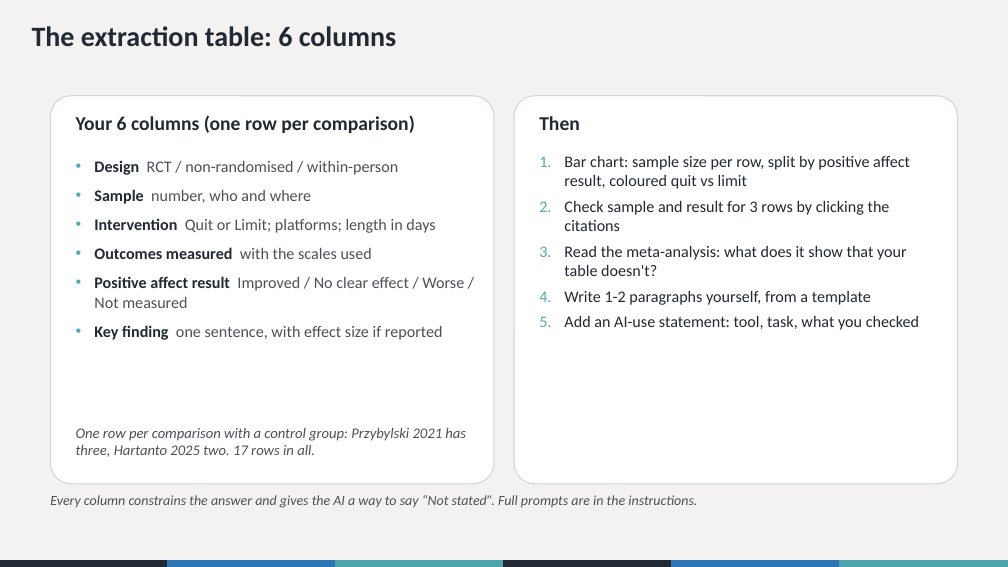
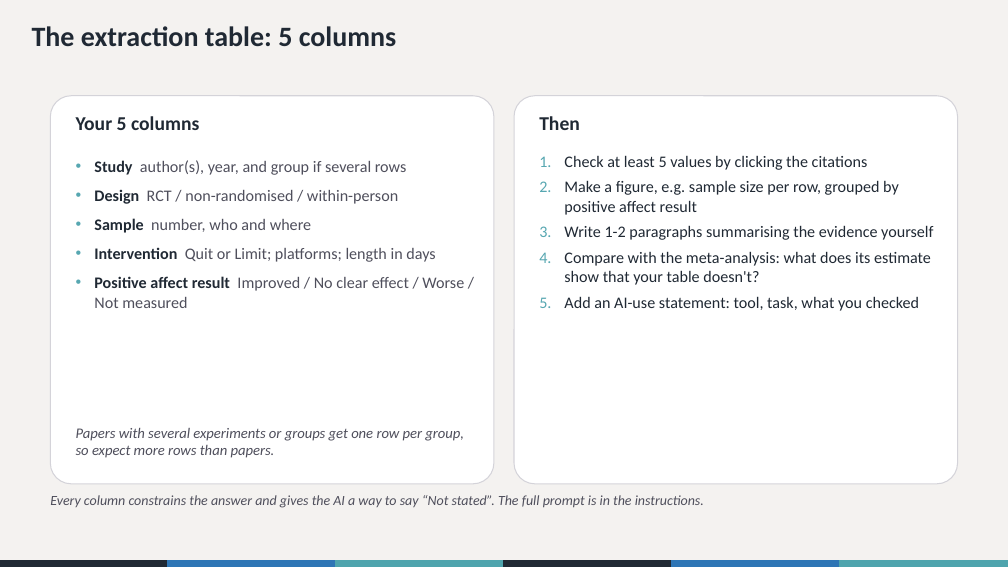
Before and after one commit to the-graph-courses/aiw_2026_t3_materials, a slide deck: slide 14 of week_03_workshop/aiw_workshop_03_slides.pptx. Drawn at 1008x567 pixels with LibreOffice and Linux fonts; fonts in the diff are those of the drawing. Boxes give left, top, right and bottom in pixels: in the first picture for what was removed or moved away, otherwise in the second. Text is boxed around its words. In the diff, an @@ line names an element or a change of style, - is before the commit and + after.

```diff
--- a/week_03_workshop/aiw_workshop_03_slides.pptx
+++ b/week_03_workshop/aiw_workshop_03_slides.pptx
@@ text at (x1=32, y1=26, x2=397, y2=46): text changed @@
-The extraction table: 6 columns
+The extraction table: 5 columns
@@ text at (x1=76, y1=116, x2=199, y2=130): text changed @@
-Your 6 columns (one row per comparison)
+Your 5 columns
@@ text at (x1=94, y1=160, x2=407, y2=175): paragraph added @@
+• Study author(s), year, and group if several rows
@@ text at (x1=564, y1=155, x2=933, y2=285): text changed @@
-1. Bar chart: sample size per row, split by positive affect result, coloured quit vs limit
-2. Check sample and result for 3 rows by clicking the citations
-3. Read the meta-analysis: what does it show that your table doesn't?
-4. Write 1-2 paragraphs yourself, from a template
+1. Check at least 5 values by clicking the citations
+2. Make a figure, e.g. sample size per row, grouped by positive affect result
+3. Write 1-2 paragraphs summarising the evidence yourself
+4. Compare with the meta-analysis: what does its estimate show that your table doesn't?
@@ text at (x1=94, y1=190, x2=398, y2=204): more space between paragraphs @@
@@ text at (x1=94, y1=247, x2=372, y2=259): paragraph removed @@
-• Outcomes measured with the scales used
@@ text at (x1=94, y1=325, x2=443, y2=340): paragraph removed @@
-• Key finding one sentence, with effect size if reported
@@ text at (x1=76, y1=428, x2=464, y2=458): text changed @@
-One row per comparison with a control group: Przybylski 2021 has three, Hartanto 2025 two. 17 rows in all.
+Papers with several experiments or groups get one row per group, so expect more rows than papers.
@@ text at (x1=50, y1=495, x2=704, y2=508): text changed @@
-Every column constrains the answer and gives the AI a way to say “Not stated”. Full prompts are in the instructions.
+Every column constrains the answer and gives the AI a way to say “Not stated”. The full prompt is in the instructions.
```
Also in this commit, not shown: 4 other slides changed, 3 other files.
